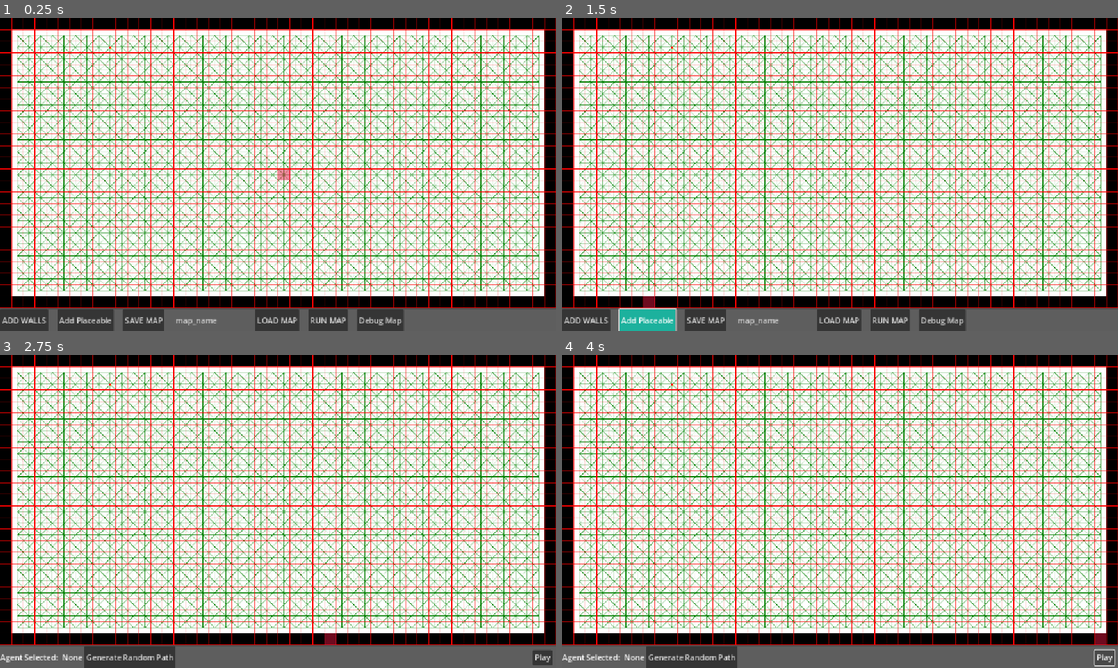
Above: before the commit, frames 1-4 (two rows, left to right).
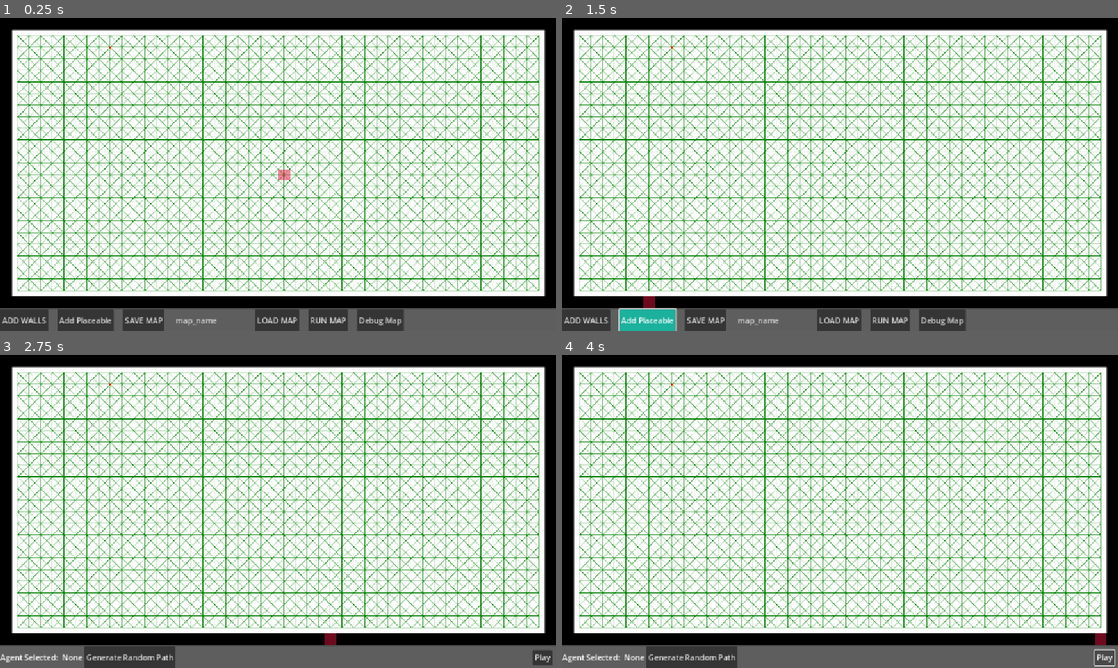
Above: after the commit, the same moments.

Repository: 702BH/GameAIProjects
Game: Godot game, scene res://ProgrammingGameAIByExample/Raven/raven_main_scene.tscn
Two runs of this game, one before a commit and one after it. Both use one fixed random seed, a clock stepped at 60 frames per second and the inputs below. The project has no main scene, so this scene is started directly.
Inputs:
- Up to frame 1 (0.25 s): no input
- Up to frame 2 (1.5 s): click "ADD WALLS" at 0.5 s; click "Add Placeable" at 1.25 s
- Up to frame 3 (2.75 s): click "RUN MAP" at 2 s
- Up to frame 4 (4 s): click "Play" at 2.75 s; click "Play" at 3.5 s

The runs differ from the first frame. In frame 1, 13% of the frame differs, in the area x 0-100%, y 0-93%; in frame 2, 13%; in frame 3, 13%; in frame 4, 13%.

Commit message:
map editor
- updated placeable drawings

Diff:
--- a/aiforgamesprojects/ProgrammingGameAIByExample/Raven/map_drawing.gd
+++ b/aiforgamesprojects/ProgrammingGameAIByExample/Raven/map_drawing.gd
@@ -19,6 +19,8 @@
 var draw_start :int
 var draw_end: int
 
+var font = ThemeDB.fallback_font
+
 
 
 func _draw() -> void:
@@ -36,17 +38,18 @@
 				if node.item_type:
 					match node.item_type.item_type:
 						RavenNodeItem.ItemType.HEALTH:
-							draw_circle(World.grid_to_world(node.node_pos.x, node.node_pos.y), 20.0, Color.GREEN_YELLOW)
+							#draw_string(font, World.grid_to_world(node.node_pos.x, node.node_pos.y), "H", HORIZONTAL_ALIGNMENT_CENTER, -1.0, 14, Color.RED)
+							draw_circle(World.grid_to_world(node.node_pos.x, node.node_pos.y), 5.0, Color.GREEN_YELLOW)
 						RavenNodeItem.ItemType.WEAPON:
 							if node.item_type.item_sub_type == RavenNodeItem.ItemSubType.SHOTGUN:
-								#draw_circle(World.grid_to_world(node.node_pos.x, node.node_pos.y), 20.0, Color.CRIMSON)
-								pass
+								#draw_string(font, World.grid_to_world(node.node_pos.x, node.node_pos.y)  + Vector2(-World.resolution, -5), "SHOTGUN", HORIZONTAL_ALIGNMENT_CENTER, -1.0, 10, Color.BLACK)
+								draw_circle(World.grid_to_world(node.node_pos.x, node.node_pos.y), 5.0, Color.CRIMSON)
 							elif node.item_type.item_sub_type == RavenNodeItem.ItemSubType.ROCKET_LAUNCHER:
-								draw_circle(World.grid_to_world(node.node_pos.x, node.node_pos.y), 20.0, Color.AQUA)
+								draw_circle(World.grid_to_world(node.node_pos.x, node.node_pos.y), 5.0, Color.AQUA)
 							elif node.item_type.item_sub_type == RavenNodeItem.ItemSubType.BLASTER:
-								draw_circle(World.grid_to_world(node.node_pos.x, node.node_pos.y), 20.0, Color.BLUE_VIOLET)#
+								draw_circle(World.grid_to_world(node.node_pos.x, node.node_pos.y), 5.0, Color.BLUE_VIOLET)#
 							elif node.item_type.item_sub_type == RavenNodeItem.ItemSubType.RAIL_GUN:
-								draw_circle(World.grid_to_world(node.node_pos.x, node.node_pos.y), 20.0, Color.CORAL)
+								draw_circle(World.grid_to_world(node.node_pos.x, node.node_pos.y), 5.0, Color.CORAL)
 			elif node.node_type == RavenNode.NodeType.SPAWN:
 				draw_rect(Rect2(node.node_pos.x * World.resolution, node.node_pos.y * World.resolution, World.resolution, World.resolution), Color.WHITE)
 				draw_circle(World.grid_to_world(node.node_pos.x, node.node_pos.y), 4.0, Color.REBECCA_PURPLE)
@@ -64,7 +67,6 @@
 					var node_col = neighbor.to % World.columns
 					var current_neighbor: RavenNode = World.grid_world[node_row][node_col]
 					if node.node_type == RavenNode.NodeType.WALL:
-						print("DRAW WHITE LINE")
 						draw_line(World.grid_to_world(node.node_pos.x, node.node_pos.y), World.grid_to_world(current_neighbor.node_pos.x, current_neighbor.node_pos.y), Color.WHITE)
 					else:
 						draw_line(World.grid_to_world(node.node_pos.x, node.node_pos.y), World.grid_to_world(current_neighbor.node_pos.x, current_neighbor.node_pos.y), Color.WEB_GREEN)
--- a/aiforgamesprojects/ProgrammingGameAIByExample/Raven/map_drawing_input.gd
+++ b/aiforgamesprojects/ProgrammingGameAIByExample/Raven/map_drawing_input.gd
@@ -142,6 +142,14 @@
 				var selectable_data := SelectableData.new()
 				selectable_data.set_node(node)
 				RavenServiceBus.placeable_popup_requested.emit(selectable_data)
+		elif Input.is_action_pressed("remove"):
+			var location = World.position_to_grid(get_global_mouse_position())
+			var node: RavenNode = World.grid_world[location.y][location.x]
+			if node.node_type != RavenNode.NodeType.WALL:
+				node.node_type = RavenNode.NodeType.TRAVERSAL
+				node.item_type = null
+			drawer.dirty_nodes.append(node)
+			drawer.queue_redraw()
 
 func update_tool_state(state: tool_state) -> void:
 	current_state = state
--- a/aiforgamesprojects/ProgrammingGameAIByExample/Raven/map_ui_editor.gd
+++ b/aiforgamesprojects/ProgrammingGameAIByExample/Raven/map_ui_editor.gd
@@ -36,20 +36,13 @@
 	popup_placebale.visible = false
 	agent_debugger.visible = false
 	debug_buttons_container.visible = false
-	RavenServiceBus.weapon_popup.connect(_on_weapon_popup.bind())
 	RavenServiceBus.agent_selected.connect(on_agent_selected.bind())
 	RavenServiceBus.agent_delesected.connect(on_agent_deselected.bind())
-	RavenServiceBus.placeable_popup_requested.connect(_on_placeable_popup_request.bind())
 
 
-func _on_placeable_popup_request(data: SelectableData) -> void:
-	popup_placebale.visible = true
-	popup_placebale.processing_data = data
 
 
-func _on_weapon_popup() -> void:
-	print("should be visible")
-	weapon_popup.visible = true
+
 
 func _on_walls_toggled(toggled_on: bool) -> void:
 	if toggled_on:
--- a/aiforgamesprojects/ProgrammingGameAIByExample/Raven/placeable_popup.gd
+++ b/aiforgamesprojects/ProgrammingGameAIByExample/Raven/placeable_popup.gd
@@ -22,7 +22,17 @@
 	for key in SelectableData.WeaponSubtype:
 		weapon_selection.add_item(SelectableData.enum_map[SelectableData.WeaponSubtype[key]], SelectableData.WeaponSubtype[key])
 		print(SelectableData.enum_map[SelectableData.WeaponSubtype[key]])
+	RavenServiceBus.placeable_popup_requested.connect(_on_placeable_popup_request.bind())
 
+func _on_placeable_popup_request(data: SelectableData) -> void:
+	visible = true
+	processing_data = data
+	var id = selection.selected
+	var item = selection.get_item_index(id)
+	if item ==  RavenNode.PlaceableType.Weapon:
+		weapon_selection_container.visible = true
+	else:
+		weapon_selection_container.visible = false
 
 func _on_cancel_popup_pressed() -> void:
 	# set map input state
--- a/aiforgamesprojects/ProgrammingGameAIByExample/Raven/raven_main_scene.tscn
+++ b/aiforgamesprojects/ProgrammingGameAIByExample/Raven/raven_main_scene.tscn
@@ -39,6 +39,7 @@
 script = ExtResource("3_wa7ej")
 
 [node name="StaticDrawing" type="Node2D" parent="MapDrawingInput/SubViewport/MapDrawing"]
+visible = false
 script = ExtResource("7_vghlm")
 
 [node name="BucketDrawing" type="Node2D" parent="MapDrawingInput"]
